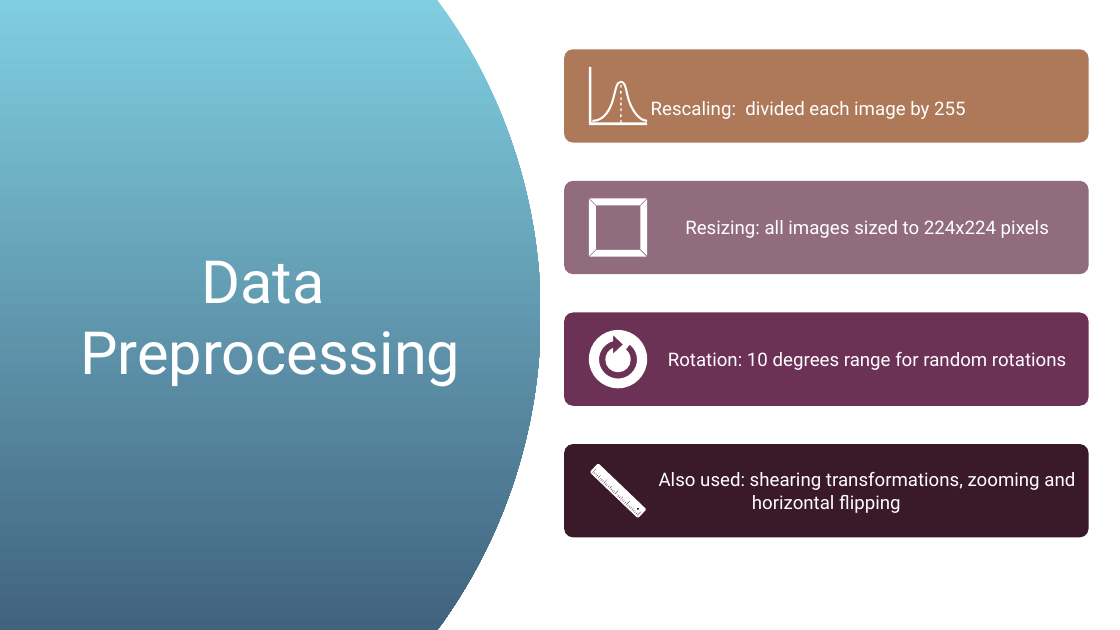
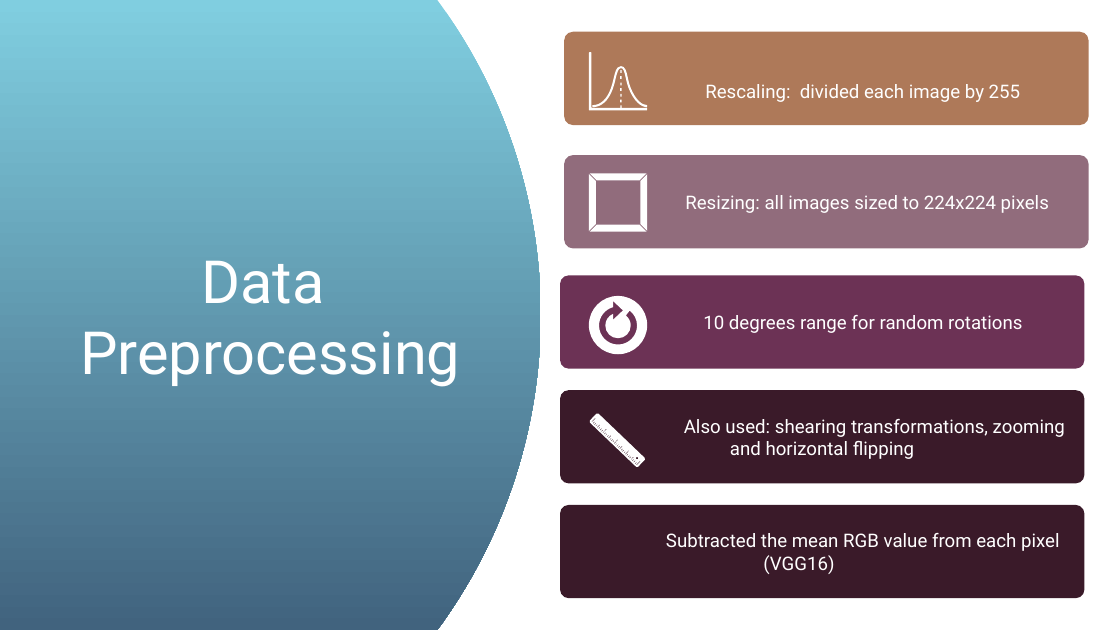
Before and after one commit to luaymatalka/pneumonia-xrays---image-classification, a slide deck: slide 7 of presentation.pptx. Drawn at 1120x630 pixels with LibreOffice and Linux fonts; fonts in the diff are those of the drawing. Boxes give left, top, right and bottom in pixels: in the first picture for what was removed or moved away, otherwise in the second. Text is boxed around its words. In the diff, an @@ line names an element or a change of style, - is before the commit and + after.

```diff
--- a/presentation.pptx
+++ b/presentation.pptx
@@ rounded rectangle "Rescaling: divided each image by ..." moved from (x1=564, y1=49, x2=1089, y2=142) to (x1=564, y1=32, x2=1089, y2=125) @@
@@ freeform shape moved from (x1=589, y1=67, x2=647, y2=125) to (x1=589, y1=52, x2=647, y2=110) @@
@@ rounded rectangle "Resizing: all images sized to ..." moved from (x1=564, y1=181, x2=1089, y2=274) to (x1=564, y1=155, x2=1089, y2=248) @@
@@ freeform shape moved from (x1=589, y1=198, x2=647, y2=257) to (x1=589, y1=173, x2=647, y2=232) @@
@@ rounded rectangle "10 degrees range for random ..." moved from (x1=564, y1=312, x2=1089, y2=406) to (x1=560, y1=275, x2=1084, y2=369) @@
@@ freeform shape moved from (x1=589, y1=330, x2=647, y2=388) to (x1=589, y1=296, x2=647, y2=354) @@
@@ text in rounded rectangle at (x1=703, y1=315, x2=1022, y2=333): text changed @@
-Rotation: 10 degrees range for random rotations
+10 degrees range for random rotations
@@ rounded rectangle "Also used: shearing transformations, zooming ..." moved from (x1=564, y1=444, x2=1089, y2=537) to (x1=560, y1=390, x2=1084, y2=483) @@
@@ freeform shape moved from (x1=589, y1=463, x2=646, y2=519) to (x1=589, y1=412, x2=646, y2=468) @@
@@ rounded rectangle added at (x1=560, y1=505, x2=1084, y2=598), fill #3A1A29, 32 pt, text #FFFFFF @@
+Subtracted the mean RGB value from each pixel (VGG16)
```
Also in this commit, not shown: 2 other slides changed, 2 slides added, 1 slide removed.
